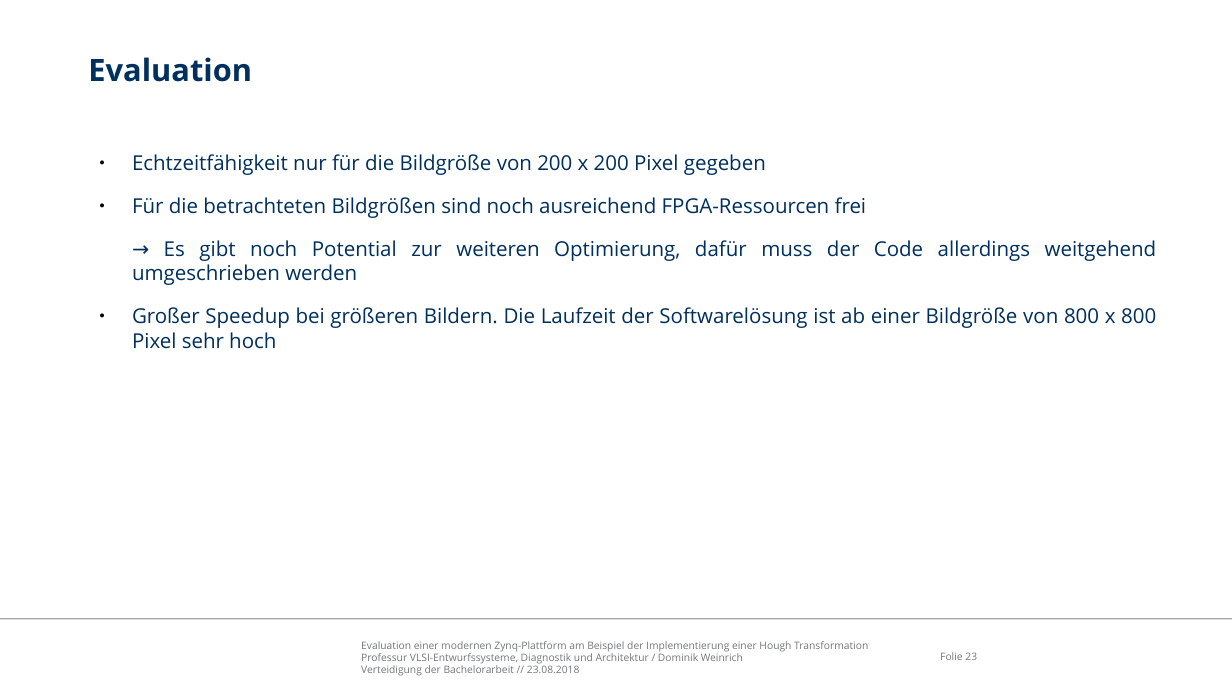
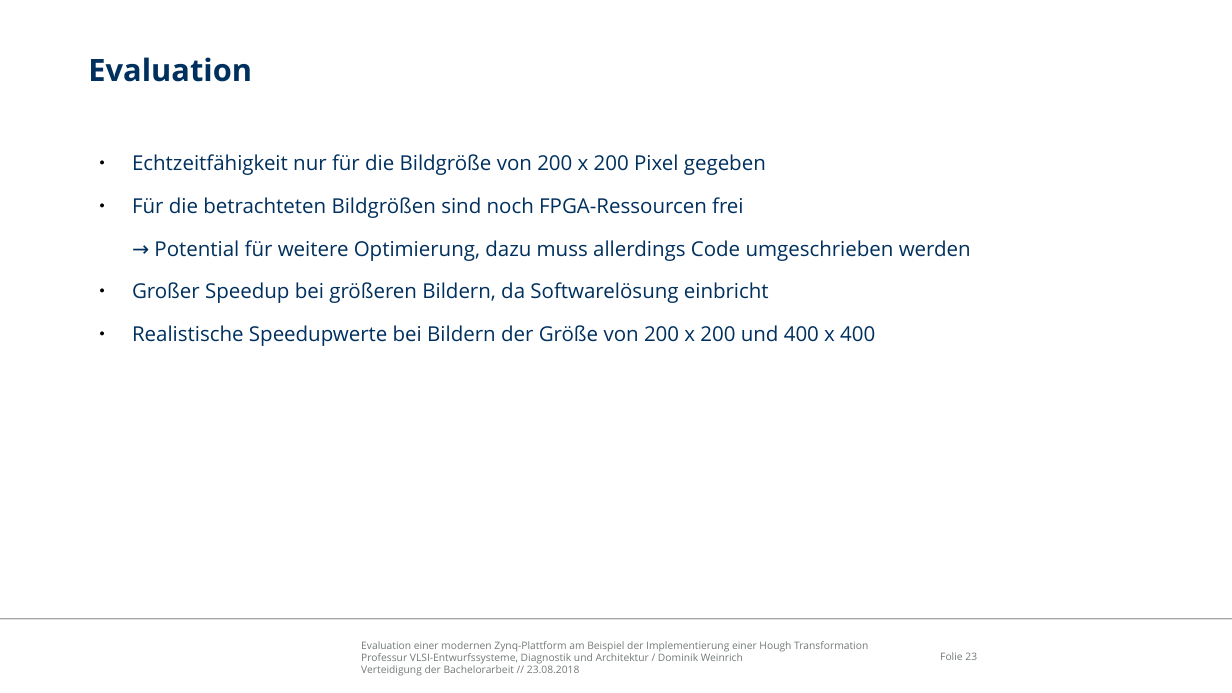
Before and after one commit to freeDom-/hough, a slide deck: slide 23 of Verteidigung/Verteidigung.odp. Drawn at 1232x693 pixels with LibreOffice and Linux fonts; fonts in the diff are those of the drawing; background and template pictures are left out. Boxes give left, top, right and bottom in pixels: in the first picture for what was removed or moved away, otherwise in the second. Text is boxed around its words. In the diff, an @@ line names an element or a change of style, - is before the commit and + after.

```diff
--- a/Verteidigung/Verteidigung.odp
+++ b/Verteidigung/Verteidigung.odp
@@ text at [132,197,971,346]: text changed @@
-● Für die betrachteten Bildgrößen sind noch ausreichend FPGA-Ressourcen frei
-→ Es gibt noch Potential zur weiteren Optimierung, dafür muss der Code allerdings weitgehend umgeschrieben werden
-● Großer Speedup bei größeren Bildern. Die Laufzeit der Softwarelösung ist ab einer Bildgröße von 800 x 800 Pixel sehr hoch
+● Für die betrachteten Bildgrößen sind noch FPGA-Ressourcen frei
+→ Potential für weitere Optimierung, dazu muss allerdings Code umgeschrieben werden
+● Großer Speedup bei größeren Bildern, da Softwarelösung einbricht
+● Realistische Speedupwerte bei Bildern der Größe von 200 x 200 und 400 x 400
```
Also in this commit, not shown: 11 other slides changed, 1 slide added, 1 other file.
